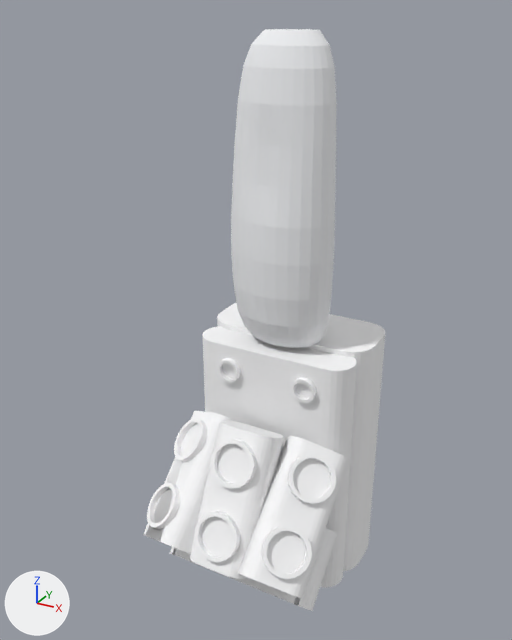
A saved change to the glTF model models/navion-enclosure.glb.
Before and after are seen from a camera (50 mm lens) standing at (0.111, -0.225, 1.3864) and looking at (-0.0046, -0.0149, 1.2814). Arrows for +X, +Y and +Z are at lower left; the lights stay in place. The older version comes first. Vertices at exactly the same position are counted once.

In view in the first picture: 'bracket_shroud', 'grip_shell', 'head_shell_back', 'head_shell_front'.
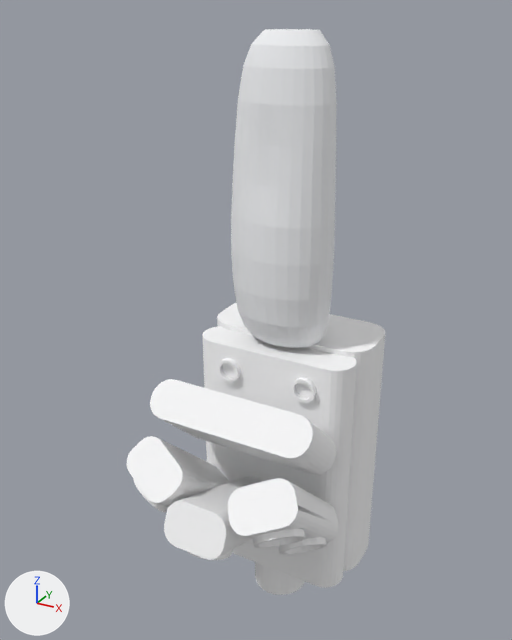
Changed parts and their boxes [x1, y1, x2, y2] in the pictures (512 x 640 px; the box of a moved part takes in the faces that stretch with it):
'bracket_shroud', reshaped (9% shorter): before [143, 411, 348, 611]; after [127, 379, 339, 560]
part 1 of me_bracket_shroud, moved or reshaped: before [143, 411, 236, 554]; after [127, 436, 229, 507]
part 2 of me_bracket_shroud, moved or reshaped: before [174, 418, 207, 462]; after [133, 478, 169, 512]
part 3 of me_bracket_shroud, moved or reshaped (not visible afterwards): before [147, 483, 180, 529]
part 4 of me_bracket_shroud, moved or reshaped: before [189, 421, 284, 579]; after [164, 476, 263, 560]
part 5 of me_bracket_shroud, moved or reshaped (mostly hidden afterwards): before [211, 439, 257, 489]; after [188, 550, 232, 560]
part 6 of me_bracket_shroud, moved or reshaped (not visible afterwards): before [194, 511, 240, 562]
part 7 of me_bracket_shroud, moved or reshaped: before [238, 436, 348, 599]; after [228, 478, 339, 543]
part 8 of me_bracket_shroud, moved or reshaped: before [287, 454, 336, 504]; after [253, 529, 305, 548]
part 9 of me_bracket_shroud, moved or reshaped: before [261, 526, 312, 579]; after [279, 537, 327, 555]
part 10 of me_bracket_shroud, moved or reshaped: before [170, 528, 337, 611]; after [150, 379, 336, 475]

The change, as a list of edits to the scene's bpy script:
```text
Change me_bracket_shroud:
    used by ob_bracket_shroud; location = (0.0, 0.0, 0.0)
    remove me_bracket_shroud.from_pydata(...)  # 712 vertices, 1408 faces; spans x -0.0344..0.0344, y -0.06..-0.0074, z 1.1725..1.2459
    add me_bracket_shroud.from_pydata(...)  # 712 vertices, 1408 faces; spans x -0.0344..0.0344, y -0.0697..-0.0134, z 1.1936..1.2625
    me_bracket_shroud part 1: the loose piece of 58 vertices spanning x -0.0339..-0.0096, y -0.06..-0.0074, z 1.1902..1.2414 is turned 94 degrees about the x axis through its middle, then moved by (0.0, -0.006, 0.0034)
    me_bracket_shroud part 2: the loose piece of 80 vertices spanning x -0.0344..-0.018, y -0.0369..-0.0213, z 1.2231..1.2382 is turned 94 degrees about the x axis through its middle, then moved by (0.0, -0.0257, -0.0079)
    me_bracket_shroud part 3: the loose piece of 80 vertices spanning x -0.0344..-0.018, y -0.0566..-0.041, z 1.2047..1.2198 is turned 94 degrees about the x axis through its middle, then moved by (0.0, 0.0137, -0.0079)
    me_bracket_shroud part 4: the loose piece of 58 vertices spanning x -0.012..0.012, y -0.0573..-0.0195, z 1.1923..1.2459 is turned 94 degrees about the x axis through its middle, then moved by (0.0, -0.0042, -0.0048)
    me_bracket_shroud part 5: the loose piece of 80 vertices spanning x -0.0088..0.0088, y -0.0453..-0.0351, z 1.2267..1.2436 is turned 94 degrees about the x axis through its middle, then moved by (0.0, -0.0184, -0.0238)
    me_bracket_shroud part 6: the loose piece of 80 vertices spanning x -0.0088..0.0088, y -0.0576..-0.0473, z 1.2027..1.2195 is turned 94 degrees about the x axis through its middle, then moved by (0.0, 0.0188, -0.0103)
    me_bracket_shroud part 7: the loose piece of 58 vertices spanning x 0.0096..0.0339, y -0.06..-0.0074, z 1.1902..1.2414 is turned 94 degrees about the x axis through its middle, then moved by (0.0, -0.006, 0.0034)
    me_bracket_shroud part 8: the loose piece of 80 vertices spanning x 0.018..0.0344, y -0.0369..-0.0213, z 1.2231..1.2382 is turned 94 degrees about the x axis through its middle, then moved by (0.0, -0.0257, -0.0079)
    me_bracket_shroud part 9: the loose piece of 80 vertices spanning x 0.018..0.0344, y -0.0566..-0.041, z 1.2047..1.2198 is turned 94 degrees about the x axis through its middle, then moved by (0.0, 0.0137, -0.0079)
    me_bracket_shroud part 10: the loose piece of 58 vertices spanning x -0.032..0.032, y -0.0431..-0.0109, z 1.1725..1.204 is turned 94 degrees about the x axis through its middle, then moved by (0.0, -0.006, 0.0585)
```
